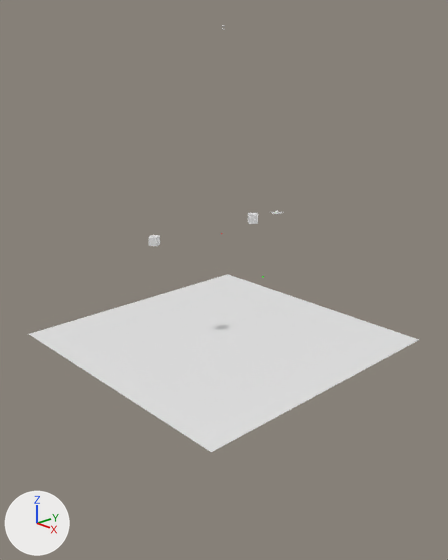
What one commit did to the Blender file visualisation.blend.
The view is the same before and after, from a 50 mm lens placed at (9.05, -7.97, 5.11), pointed at (0.9, -0.37, 1.23). Every picture has the same lights, and +X, +Y and +Z are marked at lower left.

In view in the first picture: 'CubeB', 'CubeC', 'Plane'.
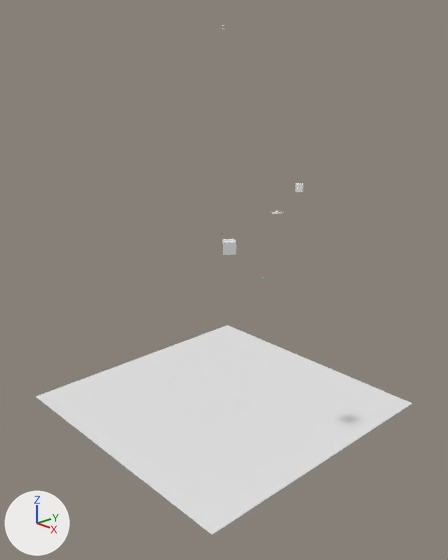
Where the change shows, as pixel boxes [x1, y1, x2, y2] in the pictures (448 x 560 px):
```json
{"object": "Plane", "change": "moved", "before": [29, 274, 419, 452], "after": [36, 325, 412, 534]}
{"object": "CubeC", "change": "moved", "before": [248, 213, 258, 224], "after": [223, 239, 236, 255]}
{"object": "CubeB", "change": "moved", "before": [148, 235, 160, 246], "after": [295, 183, 304, 192]}
```

Scene script edits in JSON lines:
```json
{"op": "set", "path": "ob_plane.location", "old": "(0.68, -0.22, -0.06)", "new": "(0.68, -0.22, -1.5)"}
{"op": "set", "path": "ob_cubeb.location", "old": "(0.0, -1.3, 2.0)", "new": "(0.21, 2.55, 2.52)"}
{"op": "set", "path": "ob_cubec.location", "old": "(0.0, 1.3, 2.0)", "new": "(2.33, -1.59, 2.43)"}
```
